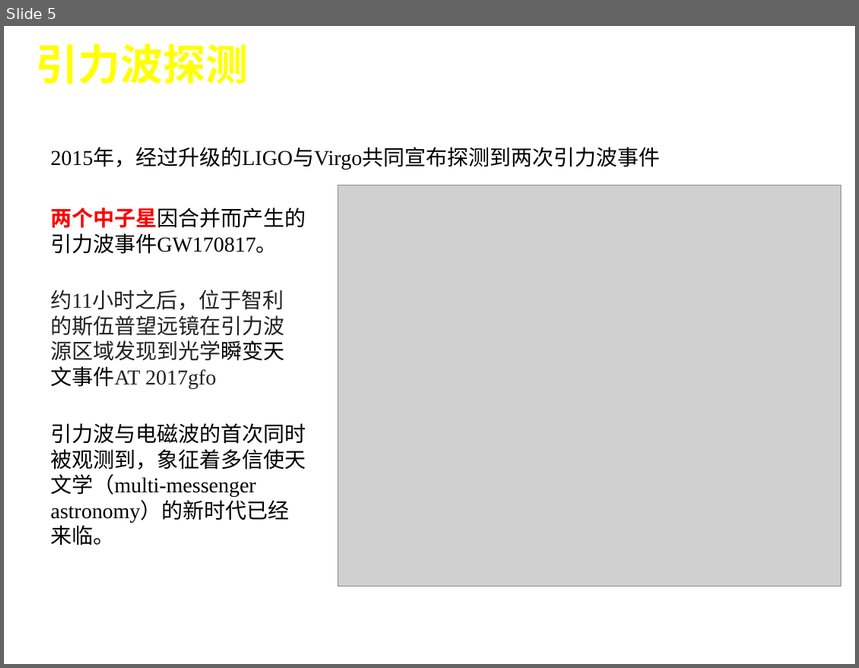
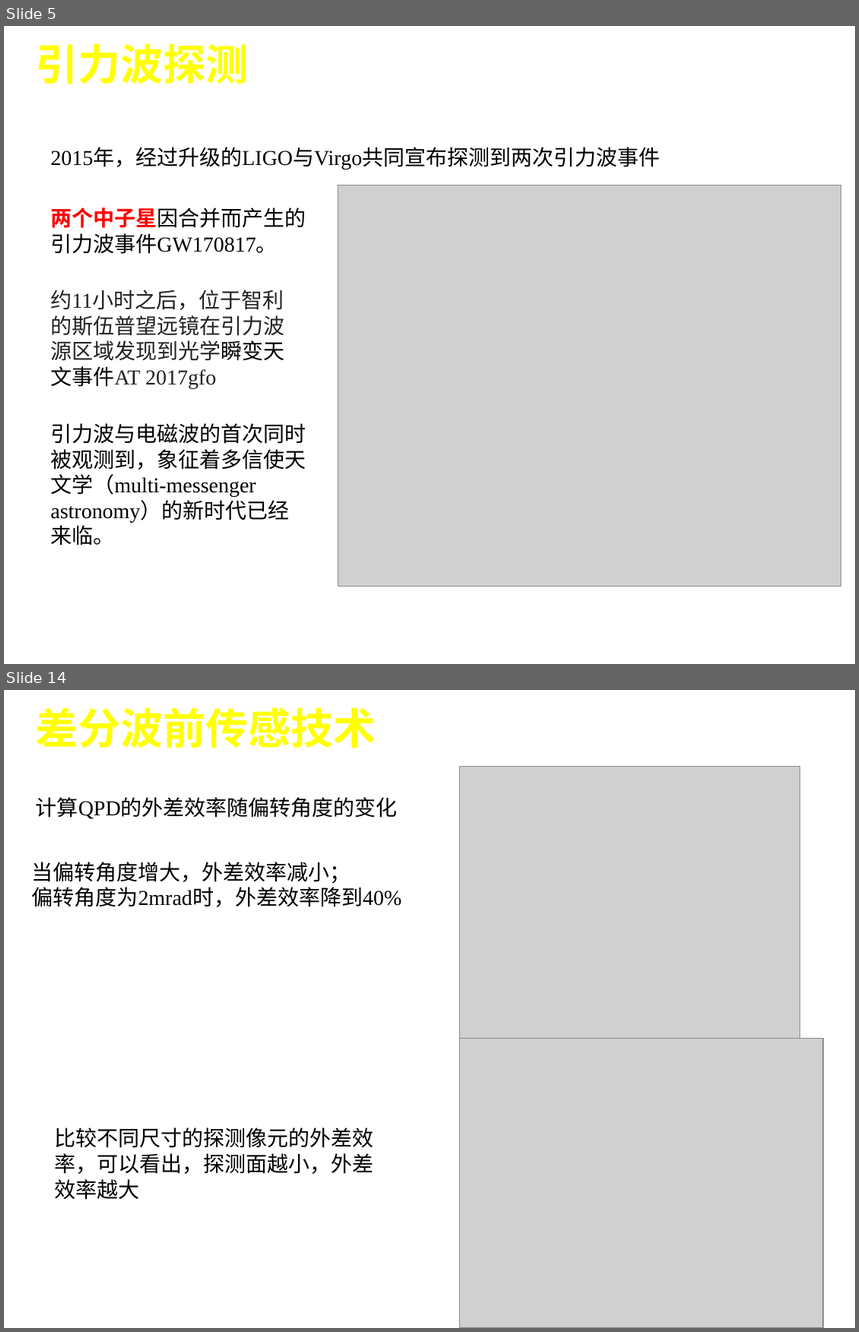
Before and after one commit to cateliu/Test, a slide deck: 第二学年/Report/开题报告/Reference.pptx. Shown one above the other, each under a label of ours: slide 5 before the commit, slides 5 and 14 after it; the slides between them are not shown. The pictures are 859x668 and 859x1332 pixels, drawn with LibreOffice and Linux fonts; fonts in the diff are those of the drawing; grey boxes stand for pictures; background and template pictures are left out. Boxes give left, top, right and bottom in pixels: in the first picture for what was removed or moved away, otherwise in the second. Text is boxed around its words. In the diff, an @@ line names an element or a change of style, - is before the commit and + after.

```diff
--- a/第二学年/Report/开题报告/Reference.pptx
+++ b/第二学年/Report/开题报告/Reference.pptx
@@ slide 14 added at [4, 690, 855, 1328], background #FFFFFF @@
@@ title added at [36, 707, 376, 748], 36 pt, text #FFFF00, bold @@
+差分波前传感技术
@@ picture added at [460, 767, 800, 1038] @@
@@ text added at [36, 797, 398, 819], 18 pt, text #000000 @@
+计算QPD的外差效率随偏转角度的变化
@@ text added at [32, 862, 402, 907], 18 pt, text #000000 @@
+当偏转角度增大，外差效率减小；
+偏转角度为2mrad时，外差效率降到40%
@@ picture added at [460, 1038, 824, 1328] @@
@@ text added at [54, 1128, 373, 1200], 18 pt, text #000000 @@
+比较不同尺寸的探测像元的外差效率，可以看出，探测面越小，外差效率越大
```
Also in this commit, not shown: 3 slides changed, 10 other slides added, 1 slide removed, 7 other files.
